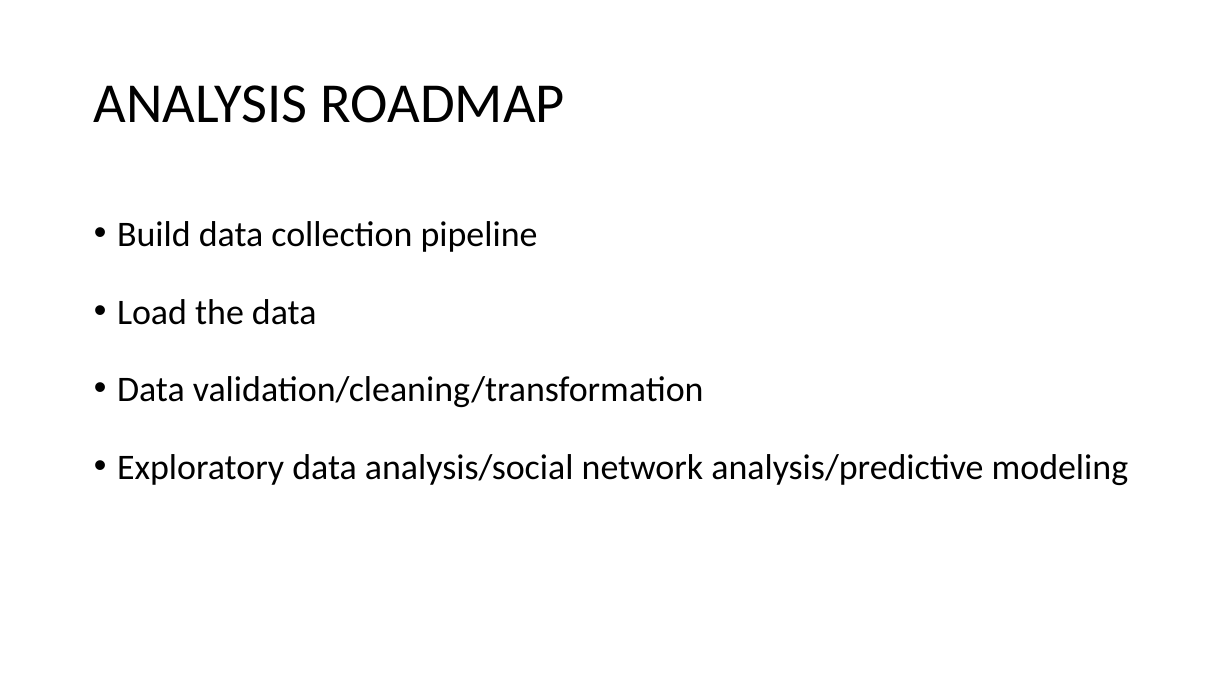
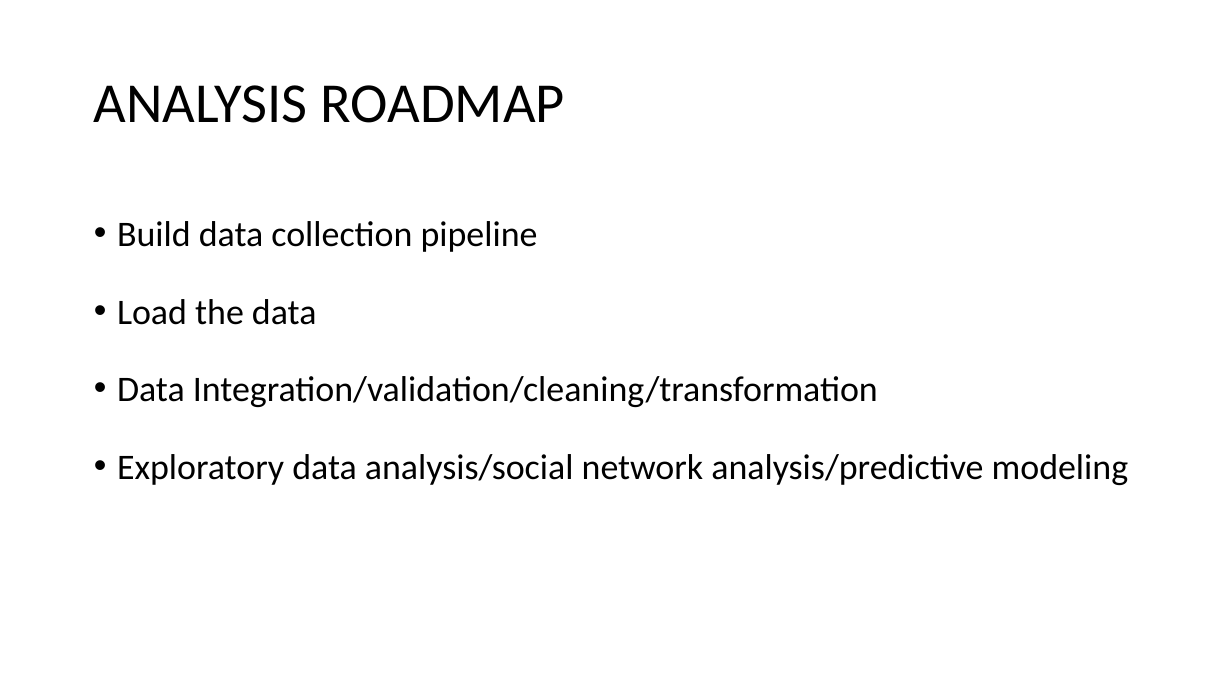
Before and after one commit to MiyainNYC/PySpark-Data-Challenge, a slide deck: slide 4 of DataChallengeAssessment.pptx. Drawn at 1232x693 pixels with LibreOffice and Linux fonts; fonts in the diff are those of the drawing. Boxes give left, top, right and bottom in pixels: in the first picture for what was removed or moved away, otherwise in the second. Text is boxed around its words. In the diff, an @@ line names an element or a change of style, - is before the commit and + after.

```diff
--- a/DataChallengeAssessment.pptx
+++ b/DataChallengeAssessment.pptx
@@ text at [117,376,878,407]: text changed @@
-• Data validation/cleaning/transformation
+• Data Integration/validation/cleaning/transformation
```
Also in this commit, not shown: 12 other slides changed, 3 slides added, 4 slides removed.
